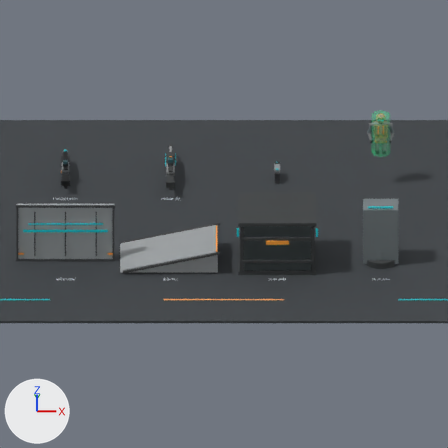
Two versions of the Blender file assets/generated/a2_visual_pack/a2_visual_pack_preview.blend, one commit apart.
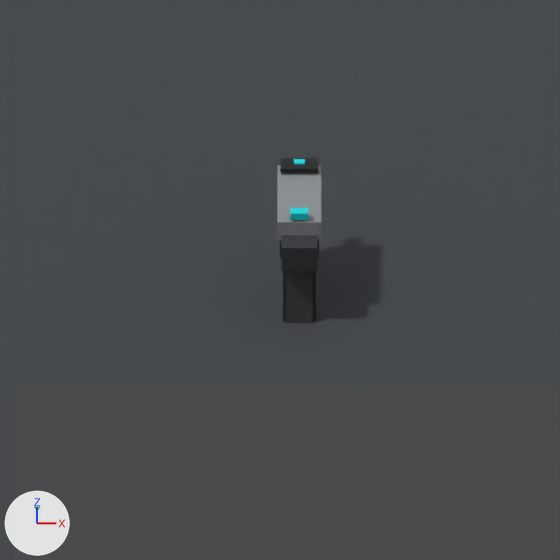
The first picture shows the older version from the file's camera 'preview_camera'. The close-ups show the older and then the newer version on the part from 53% to 70% of the width and 31% to 48% of the height of that picture. Only the edits that show in the close-ups are written down. Every picture has the same lights, and +X, +Y and +Z are marked at lower left.

The first close-up shows 'map_a2_cover_crate_01_map_a2_cover_crate_01_lod0_top_cap', 'preview_floor', 'wpn_a2_striker_sidearm_01_wpn_a2_striker_sidearm_01_lod0_front_sight_teal', 'wpn_a2_striker_sidearm_01_wpn_a2_striker_sidearm_01_lod0_grip_core', 'wpn_a2_striker_sidearm_01_wpn_a2_striker_sidearm_01_lod0_rear_sight_teal', 'wpn_a2_striker_sidearm_01_wpn_a2_striker_sidearm_01_lod0_slide', 'wpn_a2_striker_sidearm_01_wpn_a2_striker_sidearm_01_lod1_blockout' and 4 more.
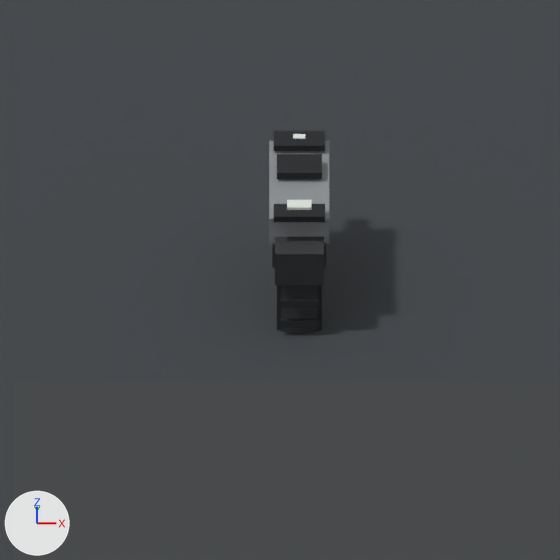
ob_wpn_a2_striker_sidearm_01_wpn_a2_striker_sidearm_01 is not drawn itself; it is the parent of ob_wpn_a2_striker_sidearm_01_socket_eject, ob_wpn_a2_striker_sidearm_01_socket_grip_l, ob_wpn_a2_striker_sidearm_01_socket_grip_r, ob_wpn_a2_striker_sidearm_01_socket_muzzle, ob_wpn_a2_striker_sidearm_01_socket_optic, ob_wpn_a2_striker_sidearm_01_socket_rail, ob_wpn_a2_striker_sidearm_01_socket_vfx, ob_wpn_a2_striker_sidearm_01_wpn_a2_striker_sidearm_01_lod0_base_plate_orange.

Pixel boxes (x1, y1, x2, y2) of what changed, in the close-ups (560 x 560 px):
'wpn_a2_striker_sidearm_01_wpn_a2_striker_sidearm_01_lod0_slide', rescaled (36% wider, 35% taller): before (277, 165, 321, 241); after (269, 141, 329, 244)
'wpn_a2_striker_sidearm_01_wpn_a2_striker_sidearm_01_lod1_blockout', rescaled (35% wider, 32% taller): before (281, 235, 317, 271); after (275, 237, 324, 285)
'wpn_a2_striker_sidearm_01_wpn_a2_striker_sidearm_01_lod0_grip_core', rescaled: before (286, 271, 313, 323); after (281, 285, 318, 332)
'wpn_a2_striker_sidearm_01_wpn_a2_striker_sidearm_01_lod0_slide_front_cut', rescaled (37% wider, 31% taller): before (281, 158, 318, 173); after (274, 131, 325, 151)
'wpn_a2_striker_sidearm_01_wpn_a2_striker_sidearm_01_lod0_ejection_port', added (black): after (277, 154, 322, 179)
'wpn_a2_striker_sidearm_01_wpn_a2_striker_sidearm_01_lod0_slide_rear_serration', added (black): after (274, 204, 325, 222)
'wpn_a2_striker_sidearm_01_wpn_a2_striker_sidearm_01_lod0_grip_texture_-0.12', added: after (280, 319, 319, 328)
'wpn_a2_striker_sidearm_01_wpn_a2_striker_sidearm_01_lod0_grip_texture_-0.07', now drawn: after (280, 299, 319, 308)
'wpn_a2_striker_sidearm_01_wpn_a2_striker_sidearm_01_lod0_grip_panel_r', rescaled: before (313, 271, 316, 321); after (318, 285, 322, 330)
'wpn_a2_striker_sidearm_01_wpn_a2_striker_sidearm_01_lod0_grip_panel_l', rescaled: before (283, 271, 286, 321); after (277, 285, 281, 330)
'wpn_a2_striker_sidearm_01_wpn_a2_striker_sidearm_01_lod0_rear_sight_notch', added: after (287, 200, 312, 210)
'wpn_a2_striker_sidearm_01_wpn_a2_striker_sidearm_01_lod0_rear_sight_teal', deleted: before (290, 208, 308, 220)
'wpn_a2_striker_sidearm_01_wpn_a2_striker_sidearm_01_lod0_frame', rescaled (38% wider, 37% taller): before (280, 240, 319, 258); after (272, 243, 326, 268)
'wpn_a2_striker_sidearm_01_wpn_a2_striker_sidearm_01_lod0_front_sight_dot', now drawn: after (293, 134, 305, 139)
'wpn_a2_striker_sidearm_01_wpn_a2_striker_sidearm_01_lod0_front_sight_teal', deleted: before (294, 159, 305, 164)

The change, as a diff of the scene's bpy script:
```diff
--- a/assets/generated/a2_visual_pack/a2_visual_pack_preview.blend.py
+++ b/assets/generated/a2_visual_pack/a2_visual_pack_preview.blend.py
@@ ob_wpn_a2_striker_sidearm_01_wpn_a2_striker_sidearm_01 @@
 ob_wpn_a2_striker_sidearm_01_wpn_a2_striker_sidearm_01.location = (1.544, 2.219, 0.277)
-ob_wpn_a2_striker_sidearm_01_wpn_a2_striker_sidearm_01.scale = (1.35, 1.35, 1.35)
+ob_wpn_a2_striker_sidearm_01_wpn_a2_striker_sidearm_01.scale = (1.85, 1.85, 1.85)
@@ ob_wpn_a2_striker_sidearm_01_wpn_a2_striker_sidearm_01_lod0_front_sight_teal @@
-ob_wpn_a2_striker_sidearm_01_wpn_a2_striker_sidearm_01_lod0_front_sight_teal = bpy.data.objects.new('wpn_a2_striker_sidearm_01_wpn_a2_striker_sidearm_01_lod0_front_sight_teal', me_wpn_a2_striker_sidearm_01_lod0_front_sight_teal_mesh)
@@ ob_wpn_a2_striker_sidearm_01_wpn_a2_striker_sidearm_01_lod0_rear_sight_teal @@
-ob_wpn_a2_striker_sidearm_01_wpn_a2_striker_sidearm_01_lod0_rear_sight_teal = bpy.data.objects.new('wpn_a2_striker_sidearm_01_wpn_a2_striker_sidearm_01_lod0_rear_sight_teal', me_wpn_a2_striker_sidearm_01_lod0_rear_sight_teal_mesh)
@@ ob_wpn_a2_striker_sidearm_01_wpn_a2_striker_sidearm_01_lod0_slide_rear_serration @@
+ob_wpn_a2_striker_sidearm_01_wpn_a2_striker_sidearm_01_lod0_slide_rear_serration = bpy.data.objects.new('wpn_a2_striker_sidearm_01_wpn_a2_striker_sidearm_01_lod0_slide_rear_serration', me_wpn_a2_striker_sidearm_01_lod0_slide_rear_serration_mesh)  # 24 vertices, 12 faces; spans x -0.055..0.055, y -0.026..0.026, z -0.007..0.007; in mat_mat_a2_striker_dark_detail (black #191b1e)
+ob_wpn_a2_striker_sidearm_01_wpn_a2_striker_sidearm_01_lod0_slide_rear_serration.parent = ob_wpn_a2_striker_sidearm_01_wpn_a2_striker_sidearm_01
+ob_wpn_a2_striker_sidearm_01_wpn_a2_striker_sidearm_01_lod0_slide_rear_serration.location = (0.0, -0.095, 0.107)
@@ ob_wpn_a2_striker_sidearm_01_wpn_a2_striker_sidearm_01_lod0_rear_sight_notch @@
+ob_wpn_a2_striker_sidearm_01_wpn_a2_striker_sidearm_01_lod0_rear_sight_notch = bpy.data.objects.new('wpn_a2_striker_sidearm_01_wpn_a2_striker_sidearm_01_lod0_rear_sight_notch', me_wpn_a2_striker_sidearm_01_lod0_rear_sight_notch_mesh)  # 24 vertices, 12 faces; spans x -0.026..0.026, y -0.016..0.016, z -0.009..0.009; in mat_mat_a2_striker_sight_dots (white #dde5dd)
+ob_wpn_a2_striker_sidearm_01_wpn_a2_striker_sidearm_01_lod0_rear_sight_notch.parent = ob_wpn_a2_striker_sidearm_01_wpn_a2_striker_sidearm_01
+ob_wpn_a2_striker_sidearm_01_wpn_a2_striker_sidearm_01_lod0_rear_sight_notch.location = (0.0, -0.078, 0.111)
@@ ob_wpn_a2_striker_sidearm_01_wpn_a2_striker_sidearm_01_lod0_grip_texture__0_12 @@
+ob_wpn_a2_striker_sidearm_01_wpn_a2_striker_sidearm_01_lod0_grip_texture__0_12 = bpy.data.objects.new('wpn_a2_striker_sidearm_01_wpn_a2_striker_sidearm_01_lod0_grip_texture_-0.12', me_wpn_a2_striker_sidearm_01_lod0_grip_texture__0_12_mesh)  # 24 vertices, 12 faces; spans x -0.042..0.042, y -0.0075..0.0075, z -0.0091..0.0091; in mat_mat_a2_striker_dark_detail (black #191b1e)
+ob_wpn_a2_striker_sidearm_01_wpn_a2_striker_sidearm_01_lod0_grip_texture__0_12.parent = ob_wpn_a2_striker_sidearm_01_wpn_a2_striker_sidearm_01
+ob_wpn_a2_striker_sidearm_01_wpn_a2_striker_sidearm_01_lod0_grip_texture__0_12.location = (0.0, -0.168, -0.125)
@@ ob_wpn_a2_striker_sidearm_01_wpn_a2_striker_sidearm_01_lod0_ejection_port @@
+ob_wpn_a2_striker_sidearm_01_wpn_a2_striker_sidearm_01_lod0_ejection_port = bpy.data.objects.new('wpn_a2_striker_sidearm_01_wpn_a2_striker_sidearm_01_lod0_ejection_port', me_wpn_a2_striker_sidearm_01_lod0_ejection_port_mesh)  # 24 vertices, 12 faces; spans x -0.048..0.048, y -0.0375..0.0375, z -0.008..0.008; in mat_mat_a2_striker_dark_detail (black #191b1e)
+ob_wpn_a2_striker_sidearm_01_wpn_a2_striker_sidearm_01_lod0_ejection_port.parent = ob_wpn_a2_striker_sidearm_01_wpn_a2_striker_sidearm_01
+ob_wpn_a2_striker_sidearm_01_wpn_a2_striker_sidearm_01_lod0_ejection_port.location = (0.0, 0.09, 0.108)
```
